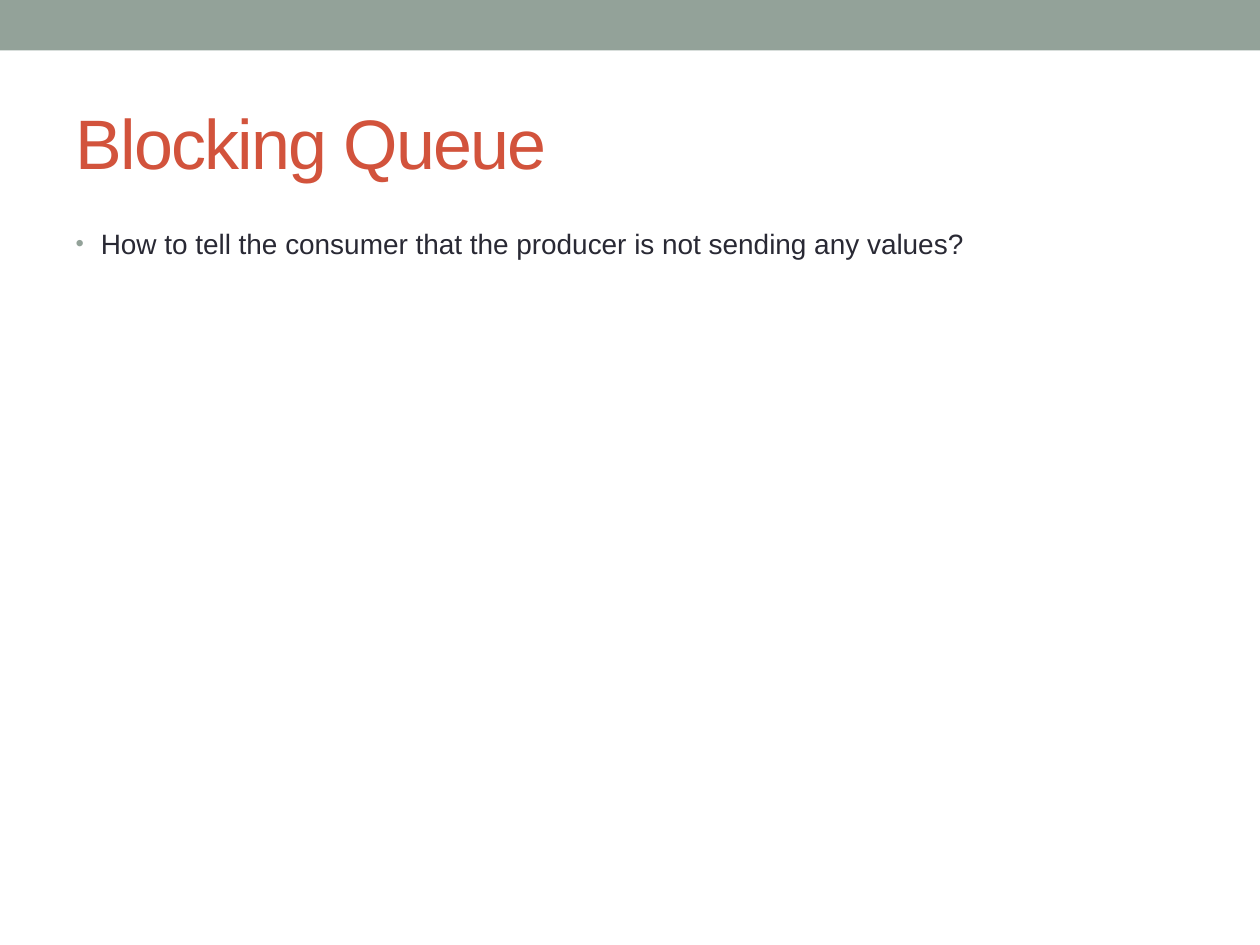
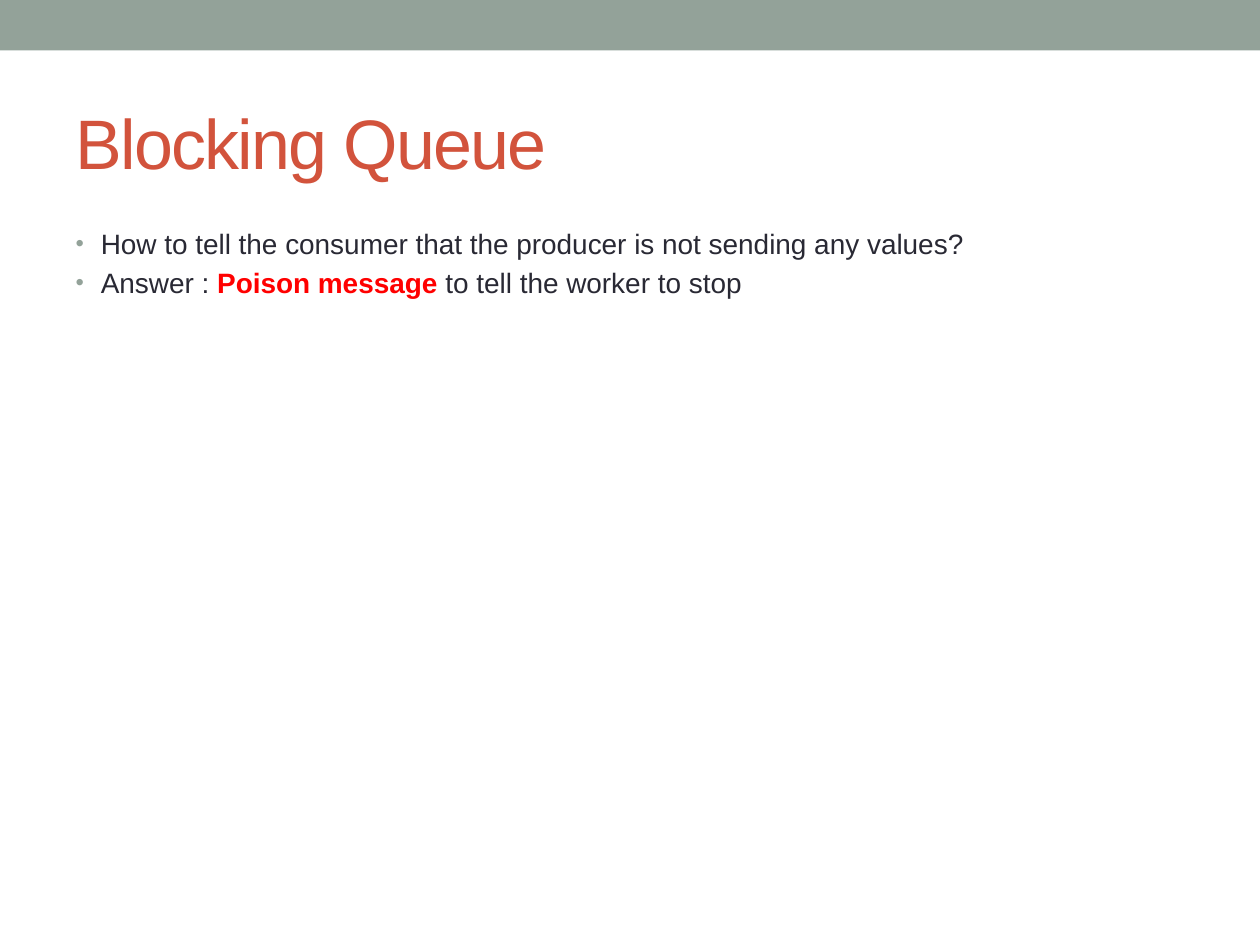
Before and after one commit to notionquest/ProjectDocumentation, a slide deck: slide 27 of CoreJava.pptx. Drawn at 1260x945 pixels with LibreOffice and Linux fonts; fonts in the diff are those of the drawing. Boxes give left, top, right and bottom in pixels: in the first picture for what was removed or moved away, otherwise in the second. Text is boxed around its words. In the diff, an @@ line names an element or a change of style, - is before the commit and + after.

```diff
--- a/CoreJava.pptx
+++ b/CoreJava.pptx
@@ text at [101,272,742,299]: paragraph added @@
+• Answer : Poison message to tell the worker to stop
```
Also in this commit, not shown: 1 slide added.
